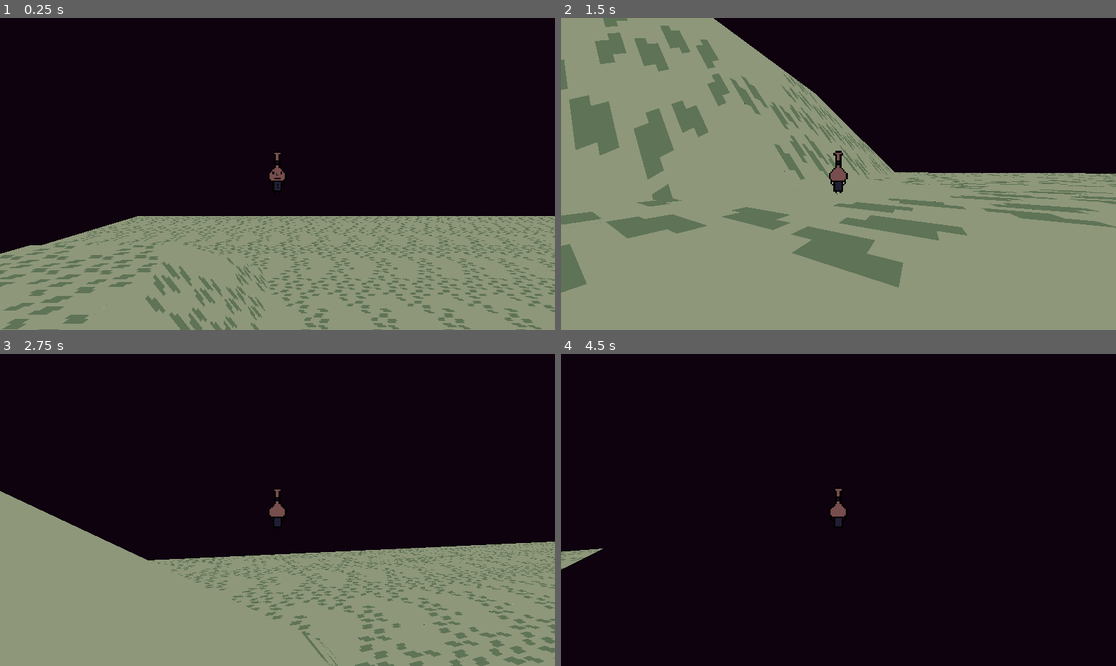
Above: before the commit, frames 1-4 (two rows, left to right).
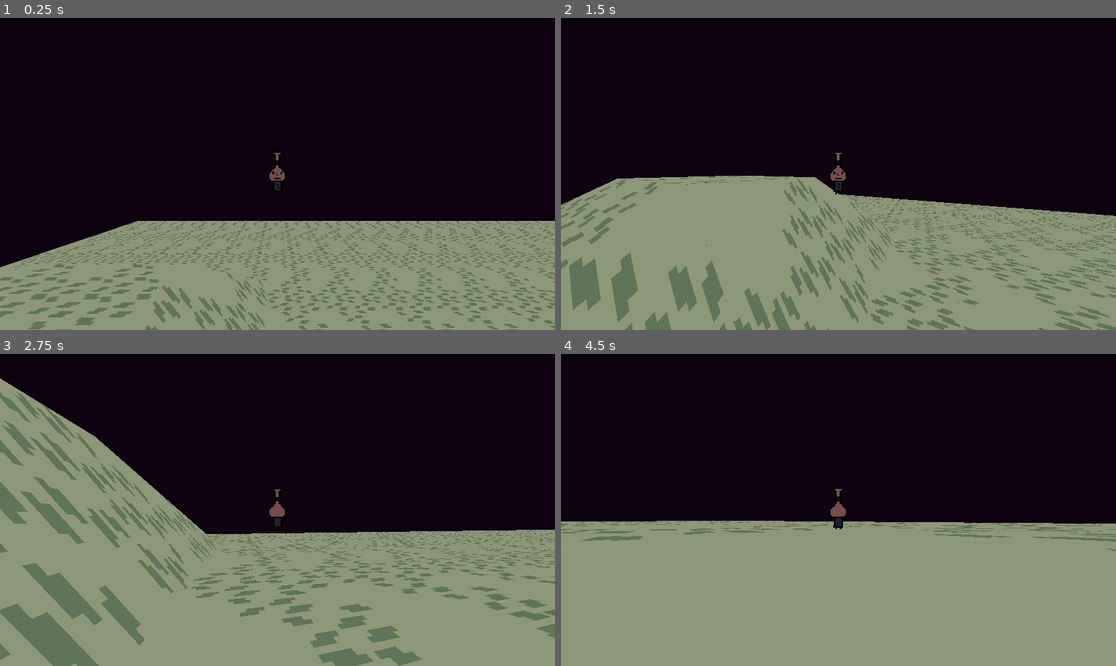
Above: after the commit, the same moments.

Repository: Phil-Nettekoven/gd-portfolio-site
Game: Godot game, scene res://scenes/world_1/world_1.tscn
The game is run twice, just before and just after one commit, with the same random seed, the same clock (stepped at 60 frames per second) and the same inputs.
Inputs (mouse positions are in pixels of both pictures, inside the frame that each line leads up to):
- Up to frame 1 (0.25 s): no input
- Up to frame 2 (1.5 s): move the mouse to (866, 174) at 0.52 s; hold Shift (sprint, bound only before the commit) 0.53-1.28 s; hold W (up) from 0.53 s (still down); right-click (866, 174) at 0.6 s; tap Space (jump) at 0.77, 1.07 s; move the mouse to (810, 174) at 1.27 s; tap Shift (sprint, bound only before the commit) at 1.35 s
- Up to frame 3 (2.75 s): keep holding W (up); tap Space (jump) at 1.52, 1.55, 1.82 s; move the mouse to (288, 503) at 2.02 s; hold Space (jump) from 2.03 s (still down); right-click (288, 503) at 2.3 s
- Up to frame 4 (4.5 s): keep holding W (up); move the mouse to (832, 516) at 2.77 s; release Space (jump) at 2.78 s; right-click (832, 516) at 2.85 s; tap Space (jump) at 3.02, 3.32, 3.77, 3.8, 4.07 s; tap Shift (sprint, bound only before the commit) at 3.05 s; move the mouse to (877, 513) at 3.52 s; hold Shift (sprint, bound only before the commit) 3.53-4.28 s; move the mouse to (794, 506) at 4.27 s; right-click (794, 506) at 4.35 s

The runs differ from the first frame. In frame 1, 12% of the frame differs, in the area x 0-100%, y 63-100%; in frame 2, 41%; in frame 3, 24%; in frame 4, 46%, in the area x 0-100%, y 53-100%.

Commit message:
lisa needs braces

Diff:
--- a/autoloads/globals.gd
+++ b/autoloads/globals.gd
@@ -18,11 +18,14 @@
 const MUSIC_MAX_SPEED:float = MAX_SPEED/4 #The player's speed at which the BGM will play at pitch = 1.0
 
 const MAX_SPIN_TARGET_SPEED:float = 3000.0
+const MIN_SPIN_TARGET_SPEED:float = 600.0
+const SPIN_ACCELERATION:float = 2000.0
+
 const SPIN_TRANSITION_THRESHOLD:float = MAX_SPIN_TARGET_SPEED*0.66
 const SPIN_BREAK_SPEED:float = 200
 const SPIN_MOUSE_INPUT_MULT:float = 40.0
-const SPIN_TIMER_DURATION:float = 3.0
-const SPIN_MOVESPEED:float = 250
+const SPIN_TIMER_DURATION:float = 1.25
+const SPIN_MOVESPEED:float = 200
 
 const SPRITE_NORMAL_OFFSET:Vector2 = Vector2(0,16)
 const SPRITE_SPIN_OFFSET:Vector2 = Vector2(0,13)
--- a/characters/player/camera_pivot.gd
+++ b/characters/player/camera_pivot.gd
@@ -21,18 +21,15 @@
 	if Globals.OS_TYPE == "web_desktop" && (Input.mouse_mode != Input.MOUSE_MODE_CAPTURED):
 		Input.set_mouse_mode(Input.MOUSE_MODE_CAPTURED)
 
-	if is_camera_locked:
-		locked_camera(event)
-	else:
-		free_camera(event)
+	free_camera(event)
 
-func _input(_event: InputEvent) -> void:
-	if Input.is_action_just_pressed("lock_camera"):
-		camera_locked.emit()
-		is_camera_locked = true
-	elif Input.is_action_just_released("lock_camera"):
-		camera_unlocked.emit()
-		is_camera_locked = false
+# func _input(_event: InputEvent) -> void:
+# 	if Input.is_action_just_pressed("lock_camera"):
+# 		camera_locked.emit()
+# 		is_camera_locked = true
+# 	elif Input.is_action_just_released("lock_camera"):
+# 		camera_unlocked.emit()
+# 		is_camera_locked = false
 
 func free_camera(event: InputEvent)->void:
 	rotation.x -= event.relative.y * mouse_sensitivity
--- a/characters/player/player.gd
+++ b/characters/player/player.gd
@@ -8,10 +8,10 @@
 @onready var sprite: AnimatedSprite3D = $sprite_pivot/AnimatedSprite3D
 @onready var sprite_pivot: Node3D = $sprite_pivot
 @onready var spin_timer:Timer = $spin_timer
-var rotation_speed: float = 0.0
-var target_rotation_speed: float = 0.0
-var cur_rotation_speed: float = 0.0
+var rotation_speed: float = Globals.MIN_SPIN_TARGET_SPEED
+var target_rotation_speed: float = Globals.MIN_SPIN_TARGET_SPEED
 var added_speed: bool = false
+var can_spin:bool = true
 
 @onready var starting_pos: Vector3 = self.global_position
 var prev_velocity: Vector3 = Vector3.ZERO
@@ -27,10 +27,9 @@
 #endregion
 
 func _ready() -> void:
-	camera_pivot.locked_camera_pivot.connect(_on_locked_camera_pivot)
-	camera_pivot.camera_locked.connect(_on_camera_locked)
-	camera_pivot.camera_unlocked.connect(_on_camera_unlocked)
-	velocity.y = -20
+	camera_pivot.camera_locked.connect(enter_spin_state)
+	camera_pivot.camera_unlocked.connect(exit_spin_state)
+	#velocity.y = -20
 
 #region Movement
 
@@ -56,16 +55,15 @@
 	var direction: Vector3 = Vector3(input_dir.x, 0, input_dir.y).normalized()
 	direction = direction.rotated(Vector3.UP, camera.global_rotation.y)
 
-	if is_on_floor():
-		if Globals.is_mobile || Input.is_action_pressed("sprint"):
-			target_movespeed = Globals.SPRINT_MAX_SPEED
-			cur_jump_velocity *= Globals.JUMP_MOD
-			cur_acceleration = Globals.SPRINT_ACCELERATION
-			cur_deceleration = Globals.SPRINT_DECELERATION
+	# if is_on_floor():
+	# 	if Globals.is_mobile || Input.is_action_pressed("sprint"):
+	# 		target_movespeed = Globals.SPRINT_MAX_SPEED
+	# 		cur_jump_velocity *= Globals.JUMP_MOD
+	# 		cur_acceleration = Globals.SPRINT_ACCELERATION
+	# 		cur_deceleration = Globals.SPRINT_DECELERATION
 
 	if is_on_floor() && Input.is_action_pressed("jump"):
 		velocity.y = cur_jump_velocity
-
 
 	if direction: # Moving
 		direction *= target_movespeed
@@ -78,13 +76,13 @@
 	move_and_slide()
 
 func spin_startup_movement(_delta: float) -> void:
-
+	var cur_deceleration:float = Globals.DECELERATION
 	if not is_on_floor():
 		velocity += (get_gravity() * Globals.GRAVITY_MOD) * _delta
-		#cur_deceleration = Globals.AIR_DECELERATION
-
-	velocity.x = move_toward(velocity.x, 0, _delta * Globals.SPRINT_DECELERATION)
-	velocity.z = move_toward(velocity.z, 0, _delta * Globals.SPRINT_DECELERATION)
+		cur_deceleration = Globals.SPRINT_DECELERATION
+
+	velocity.x = move_toward(velocity.x, 0, _delta * cur_deceleration)
+	velocity.z = move_toward(velocity.z, 0, _delta * cur_deceleration)
 	move_and_slide()
 
 func spin_movement(_delta:float)->void:
@@ -93,6 +91,24 @@
 		velocity.x = move_toward(velocity.x, 0, _delta * Globals.AIR_DECELERATION* 2)
 		velocity.z = move_toward(velocity.z, 0, _delta * Globals.AIR_DECELERATION * 2)
 
+		move_and_slide()
+		return
+
+	input_dir = Input.get_vector("left", "right", "up", "down")
+	var direction: Vector3 = Vector3(input_dir.x, 0, input_dir.y).normalized()
+	direction = direction.rotated(Vector3.UP, camera.global_rotation.y)
+
+	if is_on_floor() && Input.is_action_pressed("jump"):
+		velocity.y = Globals.JUMP_VELOCITY
+
+	if direction: # Moving
+		direction *= Globals.SPIN_MOVESPEED
+		velocity.x = move_toward(velocity.x, direction.x, _delta * Globals.SPRINT_ACCELERATION)
+		velocity.z = move_toward(velocity.z, direction.z, _delta * Globals.SPRINT_ACCELERATION)
+	else: # Decelerate if on floor
+		velocity.x = move_toward(velocity.x, 0, _delta * Globals.SPRINT_DECELERATION)
+		velocity.z = move_toward(velocity.z, 0, _delta * Globals.SPRINT_DECELERATION)
+
 	move_and_slide()
 
 #endregion
@@ -100,35 +116,51 @@
 #region sprite_rotation
 
 func rotate_sprite(_delta: float) -> void:
+
 	if added_speed:
-		rotation_speed = lerp(rotation_speed, target_rotation_speed, _delta)
-	elif state != STATE.spin_startup && spin_timer.is_stopped():
-		rotation_speed = lerp(rotation_speed, 0.0, _delta * 100)
+		rotation_speed = move_toward(rotation_speed, target_rotation_speed, _delta * Globals.SPIN_ACCELERATION)
+	elif can_spin && rotation_speed > Globals.MIN_SPIN_TARGET_SPEED:
+		rotation_speed = move_toward(rotation_speed, Globals.MIN_SPIN_TARGET_SPEED, _delta * Globals.SPIN_ACCELERATION)
+
+
+	if state == STATE.free && rotation_speed <= Globals.MIN_SPIN_TARGET_SPEED:
+		sprite.billboard = BaseMaterial3D.BILLBOARD_FIXED_Y
+		#sprite_pivot.rotation_degrees.x = 0
+
+	elif state == STATE.free:
+		sprite.billboard = BaseMaterial3D.BILLBOARD_DISABLED
+		#sprite_pivot.rotation_degrees.x = 180
+		#sprite.offset = Globals.SPRITE_NORMAL_OFFSET
 
 	sprite_pivot.rotation_degrees.y += rotation_speed * _delta
 
-	if is_on_floor() && state == STATE.spin_startup && rotation_speed > Globals.SPIN_TRANSITION_THRESHOLD:
+	if is_on_floor() && state == STATE.spin_startup && rotation_speed >= Globals.MAX_SPIN_TARGET_SPEED:
 		state = STATE.spinning_locked
-		spin_timer.start(Globals.SPIN_TIMER_DURATION)
+		#spin_timer.start(Globals.SPIN_TIMER_DURATION)
 		var direction: Vector3 = -camera.get_global_transform_interpolated().basis.z.normalized()
-		#print(direction)
 		velocity.x = direction.x * Globals.SPIN_MOVESPEED
 		velocity.z = direction.z * Globals.SPIN_MOVESPEED
-
-	elif state == STATE.spinning_locked && rotation_speed <= Globals.SPIN_TRANSITION_THRESHOLD:
+		can_spin = false
+
+	elif state == STATE.spinning_locked && can_spin:
 		state = STATE.spin_startup
-		#direction = direction.rotated(Vector3.UP, camera.global_rotation.y)
 
 	added_speed = false
 
-func _on_locked_camera_pivot(pivot_value: Vector2) -> void:
-	if state == STATE.spinning_locked:
-		added_speed = false
-		return
-	target_rotation_speed = clampf(target_rotation_speed + (pivot_value.length() * Globals.SPIN_MOUSE_INPUT_MULT), 0.0, Globals.MAX_SPIN_TARGET_SPEED)
-	added_speed = true
-
-func _on_camera_locked() -> void:
+func charge_spin(_delta:float) -> void:
+
+	if can_spin && Input.is_action_pressed("charge") && state == STATE.spin_startup:
+		target_rotation_speed = move_toward(target_rotation_speed, Globals.MAX_SPIN_TARGET_SPEED, Globals.SPIN_ACCELERATION * _delta)
+		added_speed = true
+		return
+
+	target_rotation_speed = move_toward(target_rotation_speed, Globals.MIN_SPIN_TARGET_SPEED, Globals.SPIN_ACCELERATION * _delta)
+	if target_rotation_speed <= Globals.MIN_SPIN_TARGET_SPEED:
+		can_spin = true
+	added_speed = false
+
+
+func enter_spin_state() -> void:
 	if rotation_speed > Globals.SPIN_TRANSITION_THRESHOLD:
 		state = STATE.spinning_locked
 	else:
@@ -136,26 +168,32 @@
 
 	sprite.offset = Globals.SPRITE_SPIN_OFFSET
 	sprite_pivot.rotation_degrees.x = 180
-	sprite_pivot.rotation.y = camera_pivot.rotation.y
+	#sprite_pivot.rotation.y = camera_pivot.rotation.y
 
 	sprite.billboard = BaseMaterial3D.BILLBOARD_DISABLED
-
-func _on_camera_unlocked() -> void:
-	sprite.billboard = BaseMaterial3D.BILLBOARD_FIXED_Y
+	#rotation_speed = Globals.MIN_SPIN_TARGET_SPEED
+	#target_rotation_speed = Globals.MIN_SPIN_TARGET_SPEED
+
+func exit_spin_state() -> void:
 
 	sprite.offset = Globals.SPRITE_NORMAL_OFFSET
 	sprite_pivot.rotation.x = 0
-	sprite_pivot.rotation.y = camera_pivot.rotation.y
-
-	target_rotation_speed = 0
-	rotation_speed = 0
+	# sprite_pivot.rotation.y = camera_pivot.rotation.y
+
+	#target_rotation_speed = 200
 	state = STATE.free
+
+	sprite.billboard = BaseMaterial3D.BILLBOARD_FIXED_Y
 
 #endregion
 
 func _input(_event: InputEvent) -> void:
 	if Input.is_action_just_pressed("reset"):
 		reset_position()
+	if Input.is_action_just_pressed("lock_camera"):
+		enter_spin_state()
+	elif Input.is_action_just_released("lock_camera"):
+		exit_spin_state()
 
 func reset_position() -> void:
 	self.global_position = starting_pos
@@ -171,7 +209,7 @@
 		sprite.play(animation_string)
 		return
 	elif state == STATE.spin_startup:
-		animation_string = "idle_down"
+		animation_string = "idle_right"
 		sprite.play(animation_string)
 		return
 
@@ -205,7 +243,8 @@
 	elif state == STATE.spinning_locked:
 		spin_movement(_delta)
 
+	charge_spin(_delta)
+	rotate_sprite(_delta)
 	handle_animations()
 
-	if state in [STATE.spinning_locked, STATE.spin_startup]:
-		rotate_sprite(_delta)
+	print(target_rotation_speed)
--- a/project.godot
+++ b/project.godot
@@ -66,11 +66,6 @@
 , Object(InputEventKey,"resource_local_to_scene":false,"resource_name":"","device":-1,"window_id":0,"alt_pressed":false …(186 unchanged characters)…
 ]
 }
-sprint={
-"deadzone": 0.2,
-"events": [Object(InputEventKey,"resource_local_to_scene":false,"resource_name":"","device":-1,"window_id":0,"alt_pressed":false,"shift_pressed":false,"ctrl_pressed":false,"meta_pressed":false,"pressed":false,"keycode":0,"physical_keycode":4194325,"key_label":0,"unicode":0,"location":0,"echo":false,"script":null)
-]
-}
 reset={
 "deadzone": 0.2,
 "events": [Object(InputEventKey,"resource_local_to_scene":false,"resource_name":"","device":-1,"window_id":0,"alt_press …(192 unchanged characters)…
@@ -91,6 +86,11 @@
 "events": [Object(InputEventKey,"resource_local_to_scene":false,"resource_name":"","device":-1,"window_id":0,"alt_press …(195 unchanged characters)…
 ]
 }
+charge={
+"deadzone": 0.2,
+"events": [Object(InputEventKey,"resource_local_to_scene":false,"resource_name":"","device":-1,"window_id":0,"alt_pressed":false,"shift_pressed":false,"ctrl_pressed":false,"meta_pressed":false,"pressed":false,"keycode":0,"physical_keycode":4194325,"key_label":0,"unicode":0,"location":0,"echo":false,"script":null)
+]
+}
 
 [layer_names]
 
Not shown, changed: index.html
Not shown, changed: index.pck
